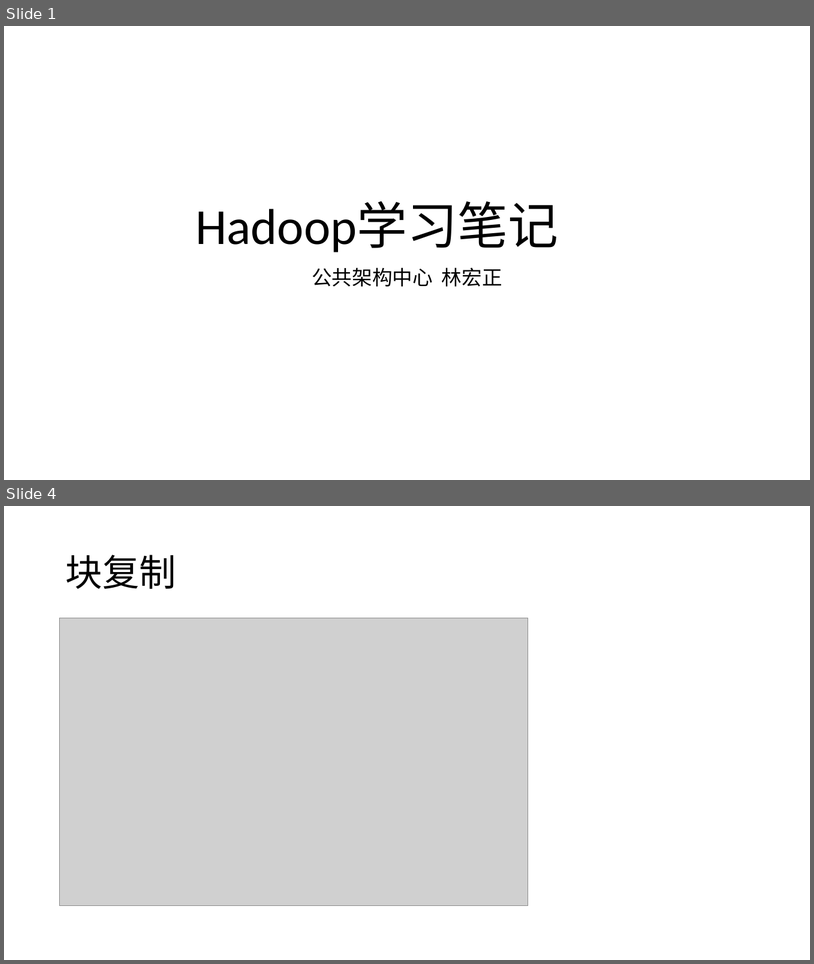
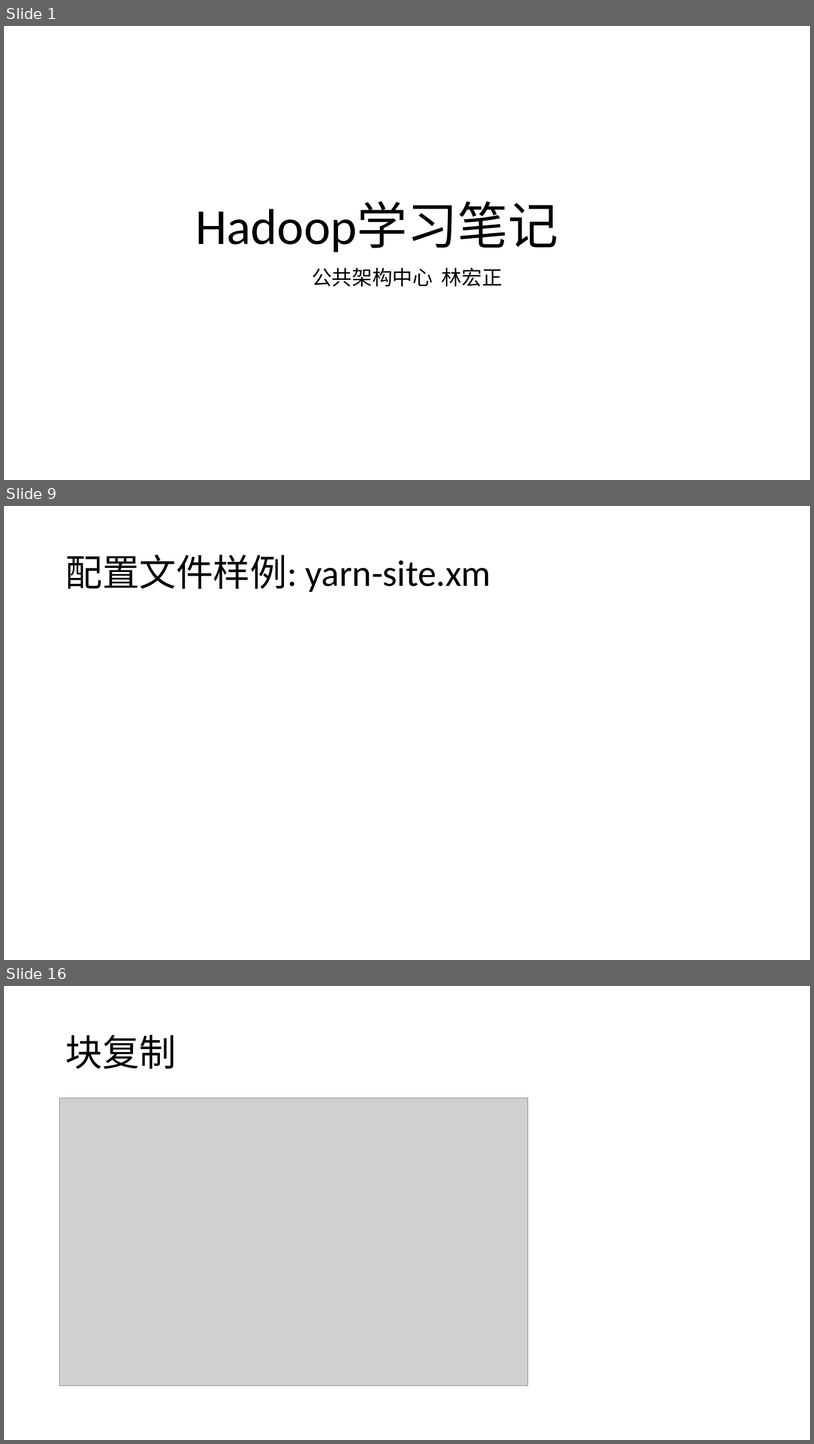
Before and after one commit to hongzhenglin/hadoop, a slide deck: Hadoop/Hadoop学习笔记.pptx. Shown one above the other, each under a label of ours: slides 1 and 4 before the commit, slides 1, 9 and 16 after it; the slides between them are not shown. The pictures are 814x964 and 814x1444 pixels, drawn with LibreOffice and Linux fonts; fonts in the diff are those of the drawing; grey boxes stand for pictures. Boxes give left, top, right and bottom in pixels: in the first picture for what was removed or moved away, otherwise in the second. Text is boxed around its words. In the diff, an @@ line names an element or a change of style, - is before the commit and + after.

```diff
--- a/Hadoop/Hadoop学习笔记.pptx
+++ b/Hadoop/Hadoop学习笔记.pptx
@@ slide 9 added at (4, 506, 810, 960), background #FFFFFF @@
@@ title added at (65, 555, 491, 592), 44 pt, text #000000 @@
+配置文件样例: yarn-site.xm
@@ what was slide 4 is now slide 16 @@
```
Also in this commit, not shown: 3 slides changed, 12 other slides added, 2 other files.
